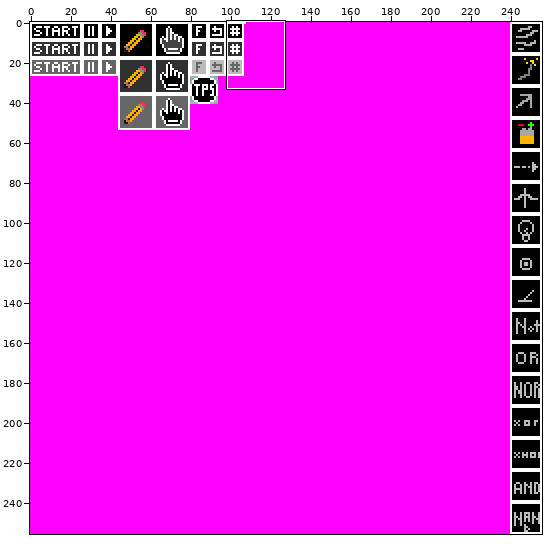
Two versions of one sprite sheet, CircuitGrid/res/images/gui_texture.png. Above: a wide view before the commit, with the close-up outlined.
Close-up. Before the commit:
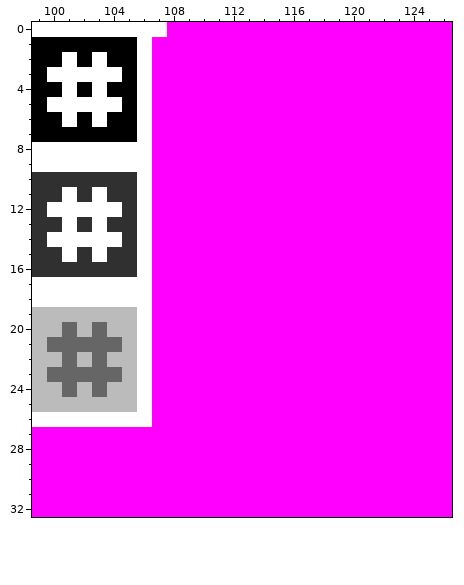
The file is 256x256 pixels. Colours within 5 levels of each other are drawn and written as one. Shown: x 99..126, y 0..32.
And afterwards:
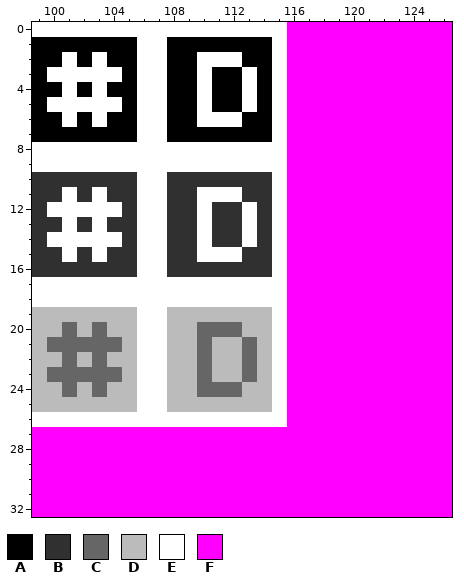
Palette (. is transparent): A #000000  B #303030  C #666666  D #bbbbbb  E #ffffff  F #ff00ff
Edits made:
@@ x 105..117 @@
- 0 EEEFFFFFFFFFF
- 1 AEFFFFFFFFFFF
- 2 AEFFFFFFFFFFF
- 3 AEFFFFFFFFFFF
- 4 AEFFFFFFFFFFF
- 5 AEFFFFFFFFFFF
- 6 AEFFFFFFFFFFF
- 7 AEFFFFFFFFFFF
- 8 EEFFFFFFFFFFF
- 9 EEFFFFFFFFFFF
-10 BEFFFFFFFFFFF
-11 BEFFFFFFFFFFF
-12 BEFFFFFFFFFFF
-13 BEFFFFFFFFFFF
-14 BEFFFFFFFFFFF
-15 BEFFFFFFFFFFF
-16 BEFFFFFFFFFFF
-17 EEFFFFFFFFFFF
-18 EEFFFFFFFFFFF
-19 DEFFFFFFFFFFF
-20 DEFFFFFFFFFFF
-21 DEFFFFFFFFFFF
-22 DEFFFFFFFFFFF
-23 DEFFFFFFFFFFF
-24 DEFFFFFFFFFFF
-25 DEFFFFFFFFFFF
-26 EEFFFFFFFFFFF
+ 0 EEEEEEEEEEEFF
+ 1 AEEAAAAAAAEFF
+ 2 AEEAAEEEAAEFF
+ 3 AEEAAEAAEAEFF
+ 4 AEEAAEAAEAEFF
+ 5 AEEAAEAAEAEFF
+ 6 AEEAAEEEAAEFF
+ 7 AEEAAAAAAAEFF
+ 8 EEEEEEEEEEEFF
+ 9 EEEEEEEEEEEFF
+10 BEEBBBBBBBEFF
+11 BEEBBEEEBBEFF
+12 BEEBBEBBEBEFF
+13 BEEBBEBBEBEFF
+14 BEEBBEBBEBEFF
+15 BEEBBEEEBBEFF
+16 BEEBBBBBBBEFF
+17 EEEEEEEEEEEFF
+18 EEEEEEEEEEEFF
+19 DEEDDDDDDDEFF
+20 DEEDDCCCDDEFF
+21 DEEDDCDDCDEFF
+22 DEEDDCDDCDEFF
+23 DEEDDCDDCDEFF
+24 DEEDDCCCDDEFF
+25 DEEDDDDDDDEFF
+26 EEEEEEEEEEEFF
 27 FFFFFFFFFFFFF
Pixel boxes of the changes (left, top, right, bottom) in both close-ups:
changed: (152, 22, 287, 427)
